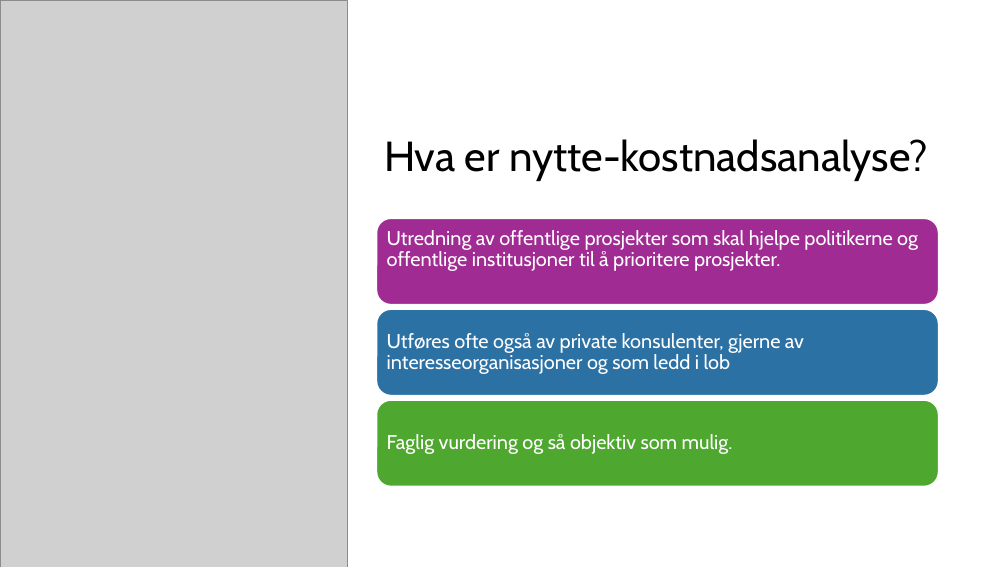
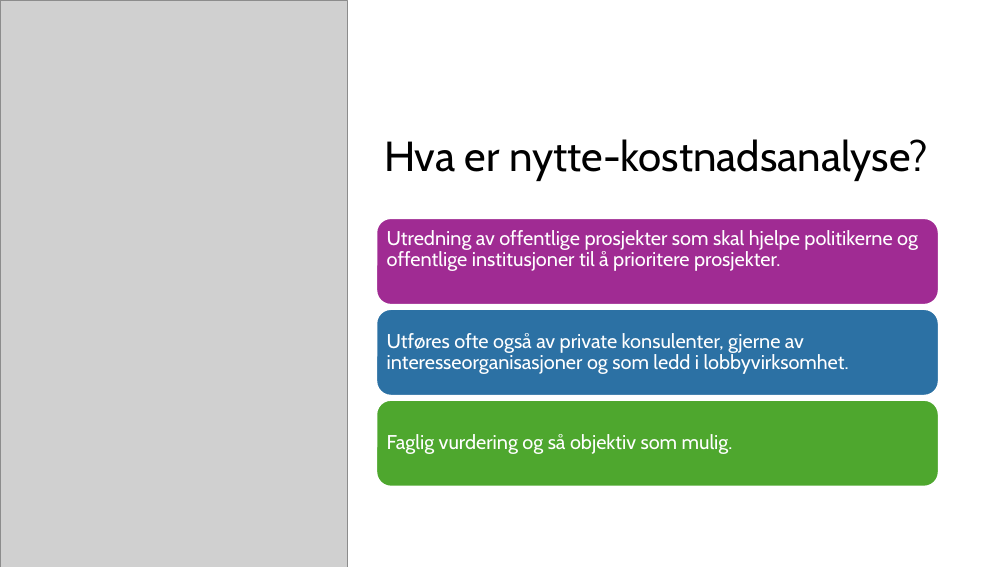
Before and after one commit to uit-sok-2301-h26/uit-sok-2301-h26.github.io, a slide deck: slide 5 of forelesninger/Forelesning 1.pptx. Drawn at 1008x567 pixels with LibreOffice and Linux fonts; fonts in the diff are those of the drawing; grey boxes stand for pictures. Boxes give left, top, right and bottom in pixels: in the first picture for what was removed or moved away, otherwise in the second. Text is boxed around its words. In the diff, an @@ line names an element or a change of style, - is before the commit and + after.

```diff
--- a/forelesninger/Forelesning 1.pptx
+++ b/forelesninger/Forelesning 1.pptx
@@ text at (387, 333, 849, 374): text changed @@
-Utføres ofte også av private konsulenter, gjerne av interesseorganisasjoner og som ledd i lob
+Utføres ofte også av private konsulenter, gjerne av interesseorganisasjoner og som ledd i lobbyvirksomhet.
```
Also in this commit, not shown: 1 other slide changed, 1 slide added, 1 other file.
